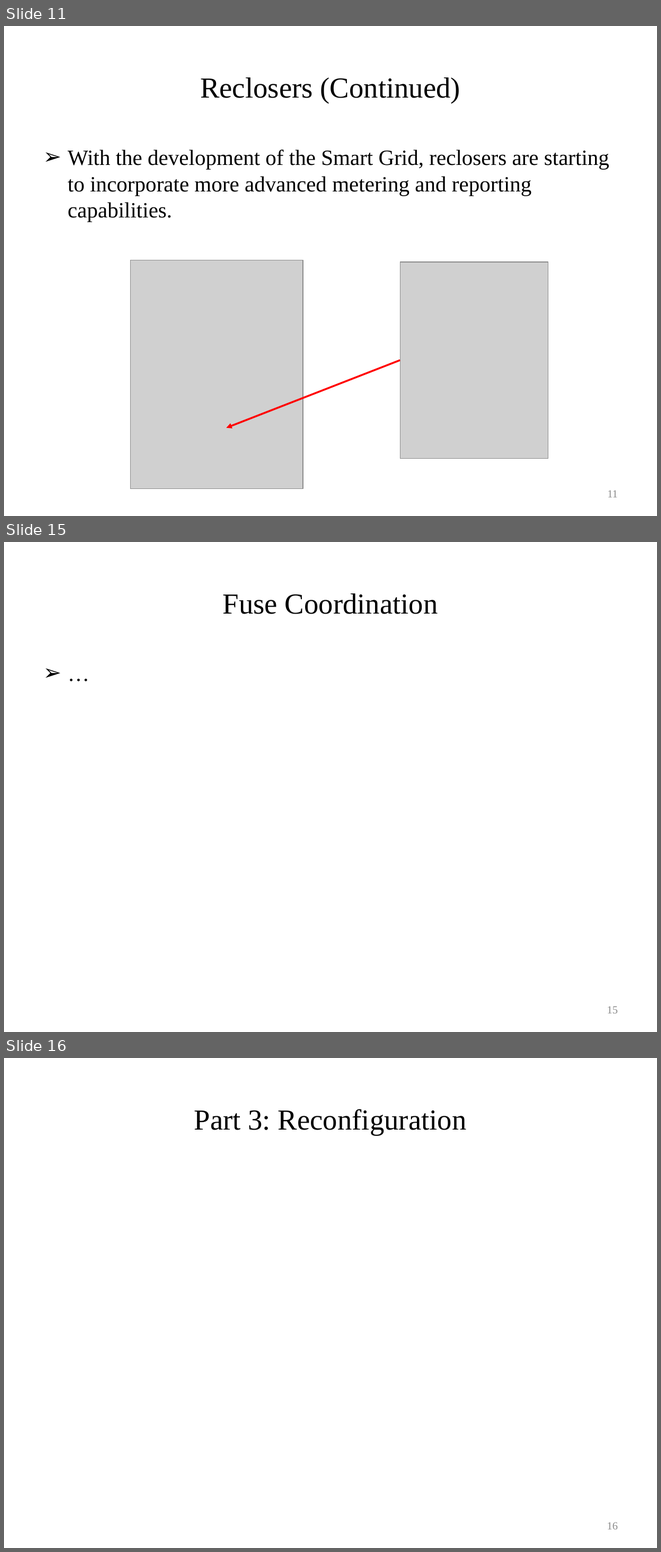
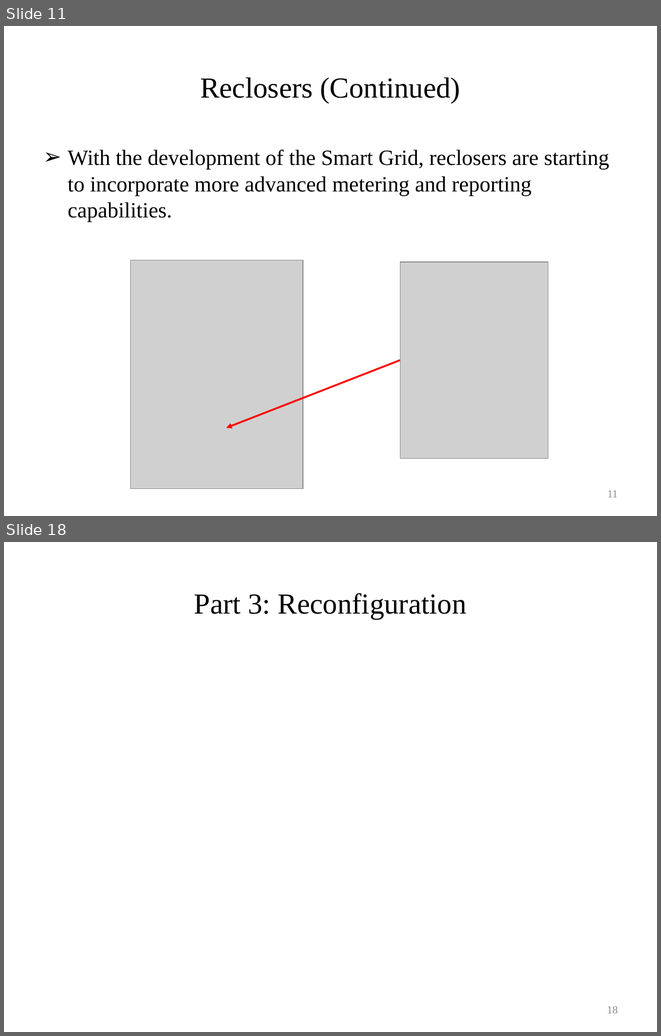
Before and after one commit to gridlab-d/course, a slide deck: University of Washington Class/Module 9 - Automated switching and reconfiguration.pptx. Shown one above the other, each under a label of ours: slides 11, 15 and 16 before the commit, slides 11 and 18 after it; the slides between them are not shown. The pictures are 661x1552 and 661x1036 pixels, drawn with LibreOffice and Linux fonts; fonts in the diff are those of the drawing; grey boxes stand for pictures. Boxes give left, top, right and bottom in pixels: in the first picture for what was removed or moved away, otherwise in the second. Text is boxed around its words. In the diff, an @@ line names an element or a change of style, - is before the commit and + after.

```diff
--- a/University of Washington Class/Module 9 - Automated switching and reconfiguration.pptx
+++ b/University of Washington Class/Module 9 - Automated switching and reconfiguration.pptx
@@ slide 15 removed at (4,542,657,1032), background #FFFFFF @@
@@ title removed at (223,593,438,614) @@
-Fuse Coordination
@@ text removed at (37,656,624,979) @@
-➢ …
@@ page number removed at (607,1006,618,1013) @@
-15
@@ what was slide 16 is now slide 18 @@
@@ page number at (607,1006,618,1013): text changed @@
-16
+18
```
Also in this commit, not shown: 2 slides changed, 4 slides added, 1 other slide removed.
